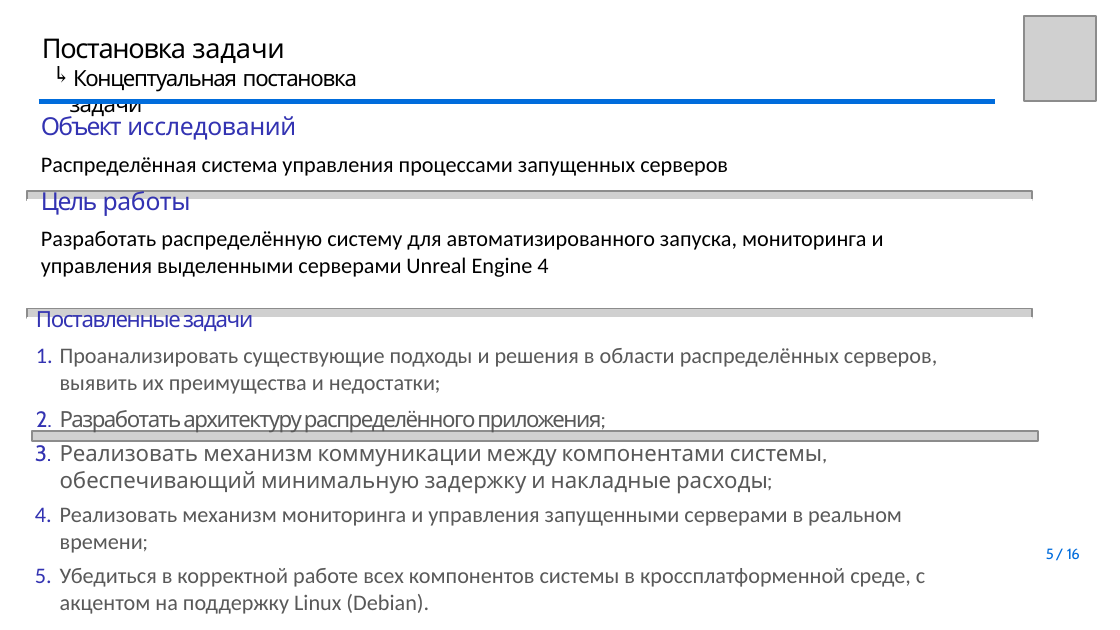
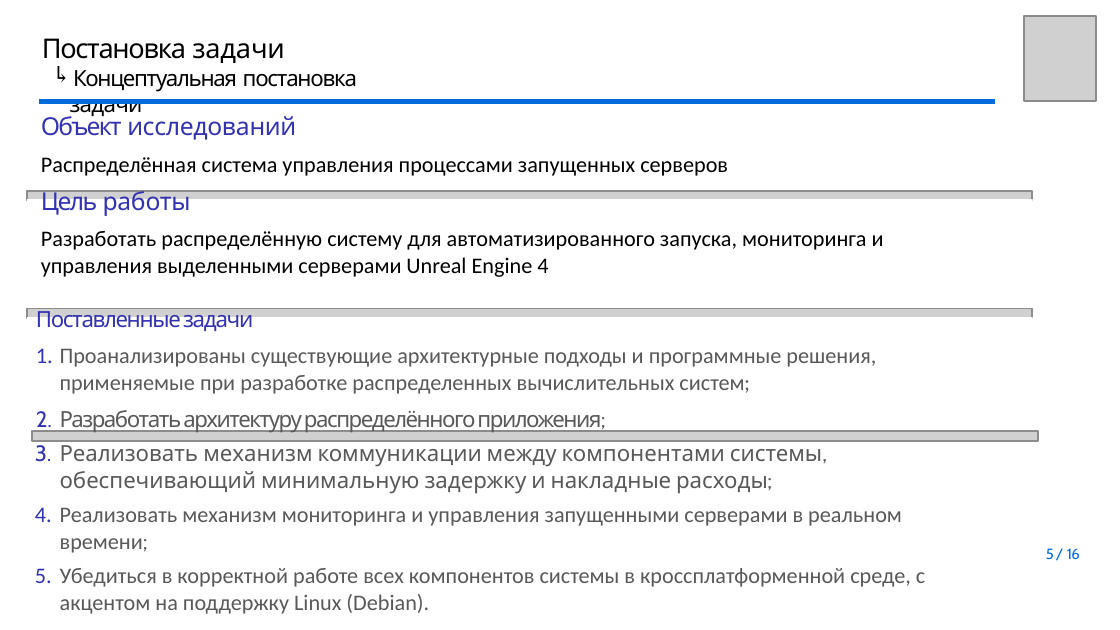
Before and after one commit to youngB0rrov/bmstu_doc, a slide deck: slide 5 of Master/Diploma/presentation/Презентация.pptx. Drawn at 1120x630 pixels with LibreOffice and Linux fonts; fonts in the diff are those of the drawing; grey boxes stand for pictures; background and template pictures are left out. Boxes give left, top, right and bottom in pixels: in the first picture for what was removed or moved away, otherwise in the second. Text is boxed around its words. In the diff, an @@ line names an element or a change of style, - is before the commit and + after.

```diff
--- a/Master/Diploma/presentation/Презентация.pptx
+++ b/Master/Diploma/presentation/Презентация.pptx
@@ text at [60,348,876,394]: text changed @@
-1. Проанализировать существующие подходы и решения в области распределённых серверов, выявить их преимущества и недостатки;
+1. Проанализированы существующие архитектурные подходы и программные решения, применяемые при разработке распределенных вычислительных систем;
```
Also in this commit, not shown: 7 other slides changed, 1 other file.
